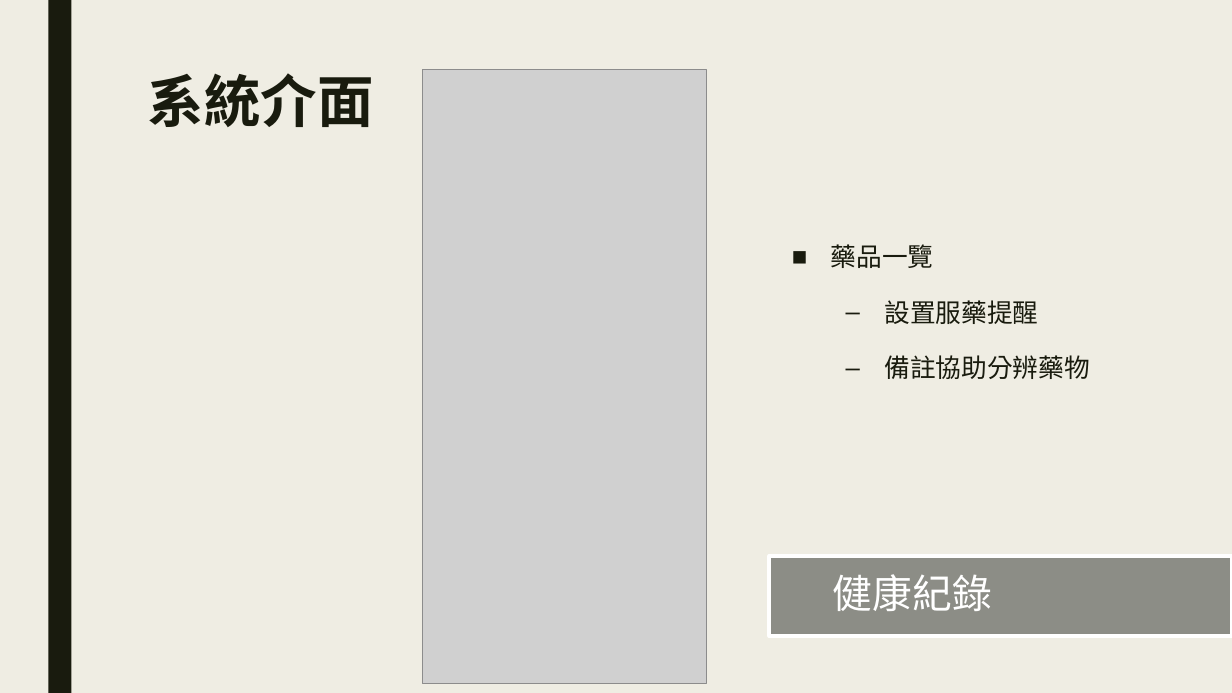
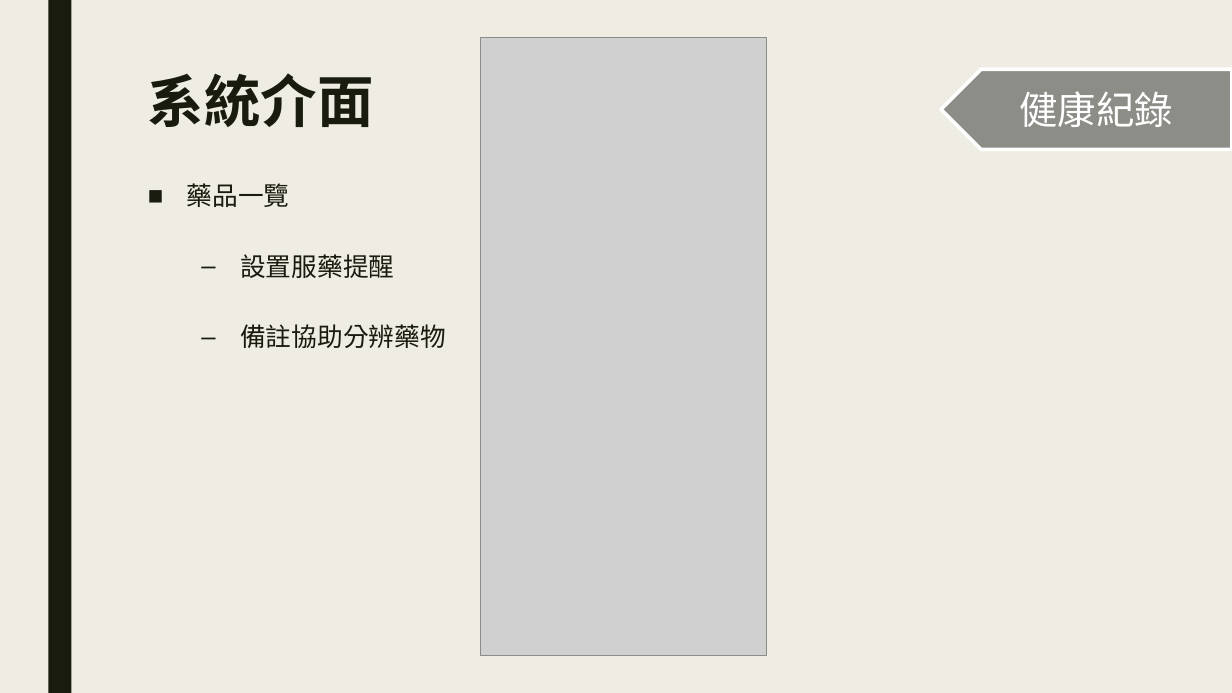
Before and after one commit to plum0411/e-commerce, a slide deck: slide 15 of LINE在電商領域能提出之新功能.pptx. Drawn at 1232x693 pixels with LibreOffice and Linux fonts; fonts in the diff are those of the drawing; grey boxes stand for pictures. Boxes give left, top, right and bottom in pixels: in the first picture for what was removed or moved away, otherwise in the second. Text is boxed around its words. In the diff, an @@ line names an element or a change of style, - is before the commit and + after.

```diff
--- a/LINE在電商領域能提出之新功能.pptx
+++ b/LINE在電商領域能提出之新功能.pptx
@@ picture: place and size @@
-picture at (422,69,706,684)
+picture at (481,37,766,655)
@@ pentagon arrow "健康紀錄": place and size @@
-pentagon arrow "健康紀錄" at (833,574,992,611)
+pentagon arrow "健康紀錄" at (941,69,1232,150)
@@ pentagon arrow "健康紀錄" at (941,69,1232,150): size 31 to 30 pt; alignment left to centre; line spacing 0.9 to 1; less space between paragraphs; fill none to #8C8D86; outline none to #FFFFFF 2.75 pt @@
@@ text "藥品一覽": place and size @@
-text "藥品一覽" at (831,244,1090,379)
+text "藥品一覽" at (187,183,446,348)
@@ text "藥品一覽" at (187,183,446,348): font Noto Sans CJK SC to Roboto; line spacing 0.94 to 2; line spacing 1.5 to 2 @@
@@ rectangle removed at (770,556,1232,637) @@
```
Also in this commit, not shown: 7 other slides changed, 1 other file.
